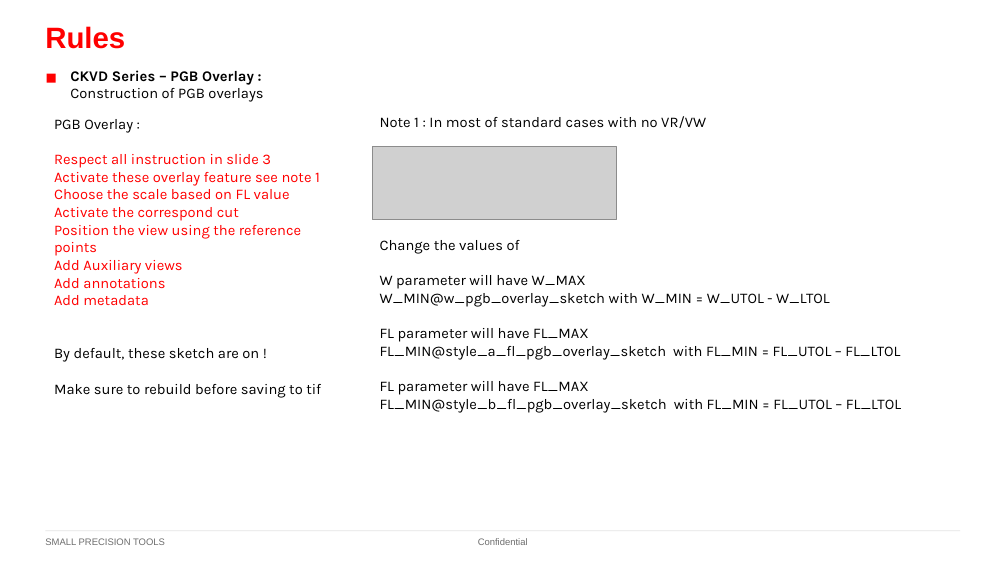
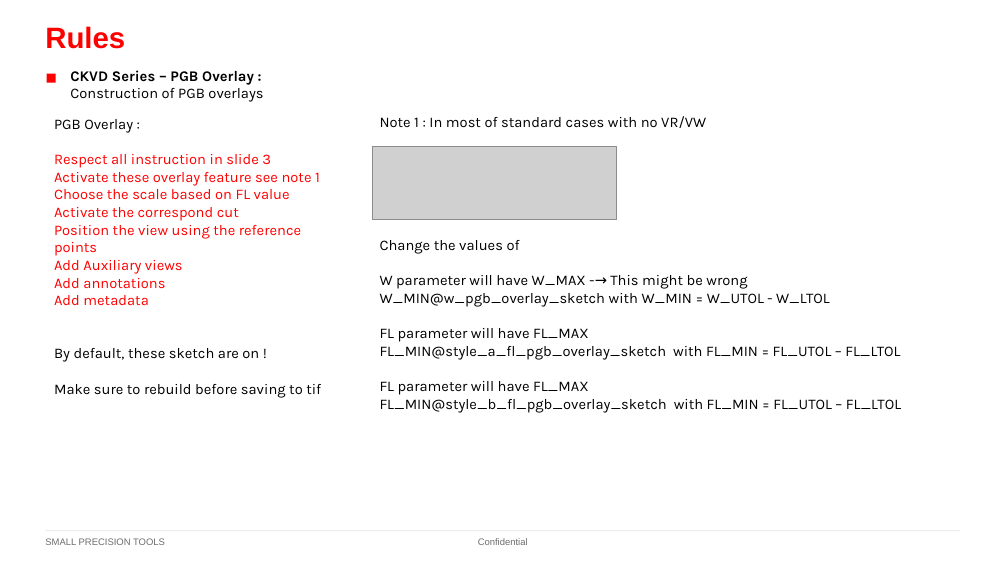
Before and after one commit to yassinekarroukuxvc/WAD.Runner, a slide deck: slide 19 of Resources/Templates/CKVD/CKVD_rev2/CKVD_REL_Rev2_07262026.pptx. Drawn at 1008x567 pixels with LibreOffice and Linux fonts; fonts in the diff are those of the drawing; grey boxes stand for pictures. Boxes give left, top, right and bottom in pixels: in the first picture for what was removed or moved away, otherwise in the second. Text is boxed around its words. In the diff, an @@ line names an element or a change of style, - is before the commit and + after.

```diff
--- a/Resources/Templates/CKVD/CKVD_rev2/CKVD_REL_Rev2_07262026.pptx
+++ b/Resources/Templates/CKVD/CKVD_rev2/CKVD_REL_Rev2_07262026.pptx
@@ text at (380,275,747,289): text changed @@
-W parameter will have W_MAX
+W parameter will have W_MAX -→ This might be wrong
```
Also in this commit, not shown: 53 other files.
